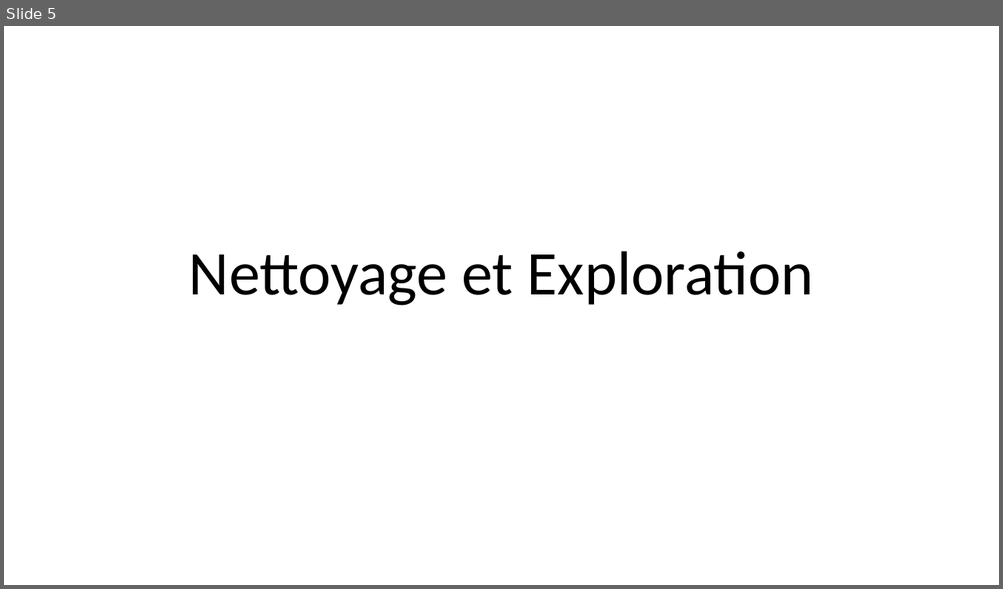
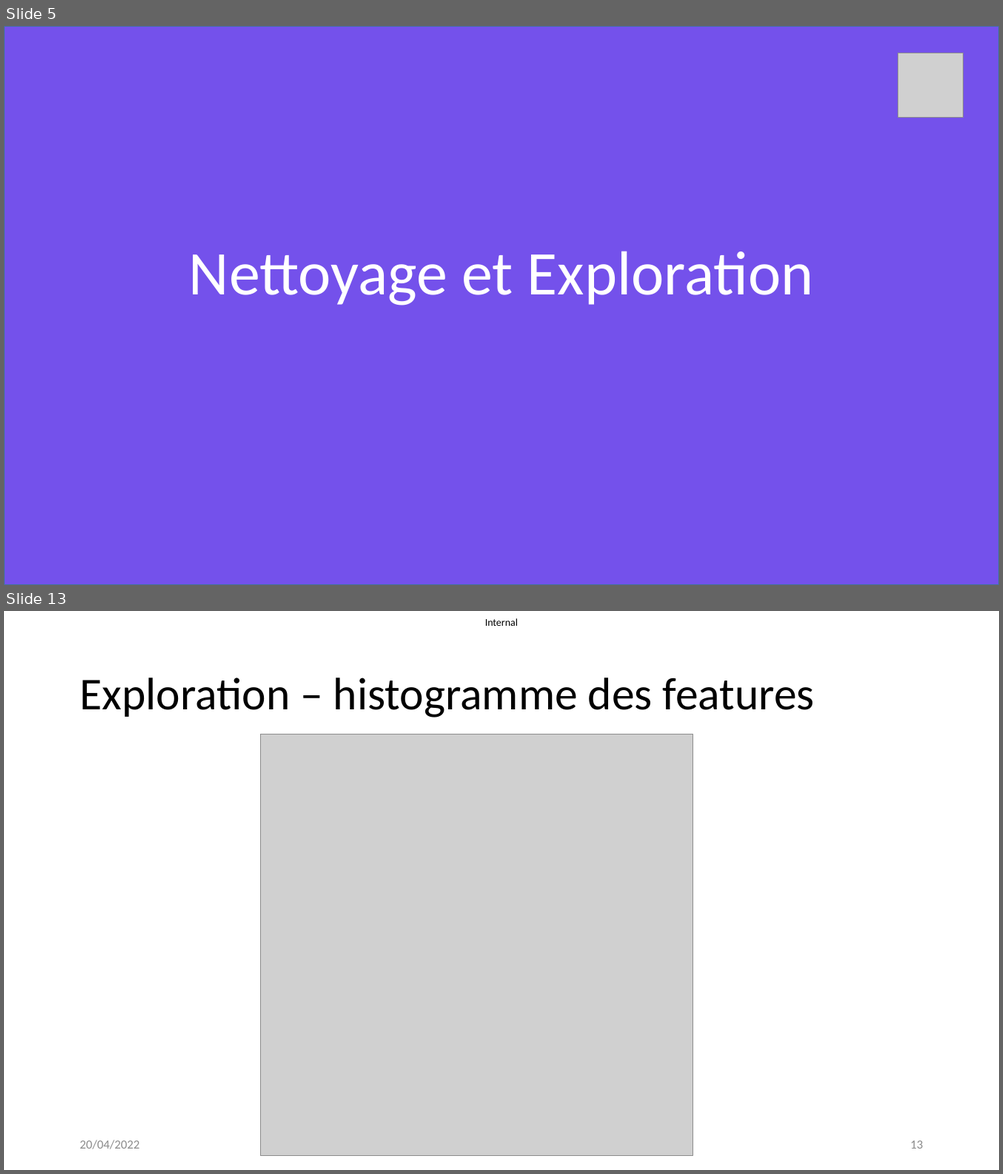
Before and after one commit to datanab/energy-consumption-prediction, a slide deck: Pélec_03_Presentation.pptx. Shown one above the other, each under a label of ours: slide 5 before the commit, slides 5 and 13 after it; the slides between them are not shown. The pictures are 1003x589 and 1003x1174 pixels, drawn with LibreOffice and Linux fonts; fonts in the diff are those of the drawing; grey boxes stand for pictures. Boxes give left, top, right and bottom in pixels: in the first picture for what was removed or moved away, otherwise in the second. Text is boxed around its words. In the diff, an @@ line names an element or a change of style, - is before the commit and + after.

```diff
--- a/Pélec_03_Presentation.pptx
+++ b/Pélec_03_Presentation.pptx
@@ slide 13 added at (4, 611, 999, 1170), background #FFFFFF @@
@@ text added at (485, 618, 518, 626), 10 pt, text #000000 @@
+Internal
@@ title added at (79, 678, 814, 718), 44 pt, text #000000 @@
+Exploration – histogramme des features
@@ picture added at (260, 734, 693, 1156) @@
@@ text added at (79, 1140, 139, 1150), 12 pt, text #8C8C8C @@
+20/04/2022
@@ page number added at (910, 1141, 922, 1149), 12 pt, text #8C8C8C @@
+13
@@ slide 5 changed as well @@
@@ rectangle added at (4, 26, 999, 585), fill #7451EB, outline #43739E 1 pt @@
@@ picture added at (898, 53, 963, 118) @@
@@ title "Nettoyage et Exploration" at (189, 251, 814, 306): text colour #000000 to #FFFFFF @@
```
Also in this commit, not shown: 12 other slides changed, 47 other slides added, 13 slides removed, 2 other files.
